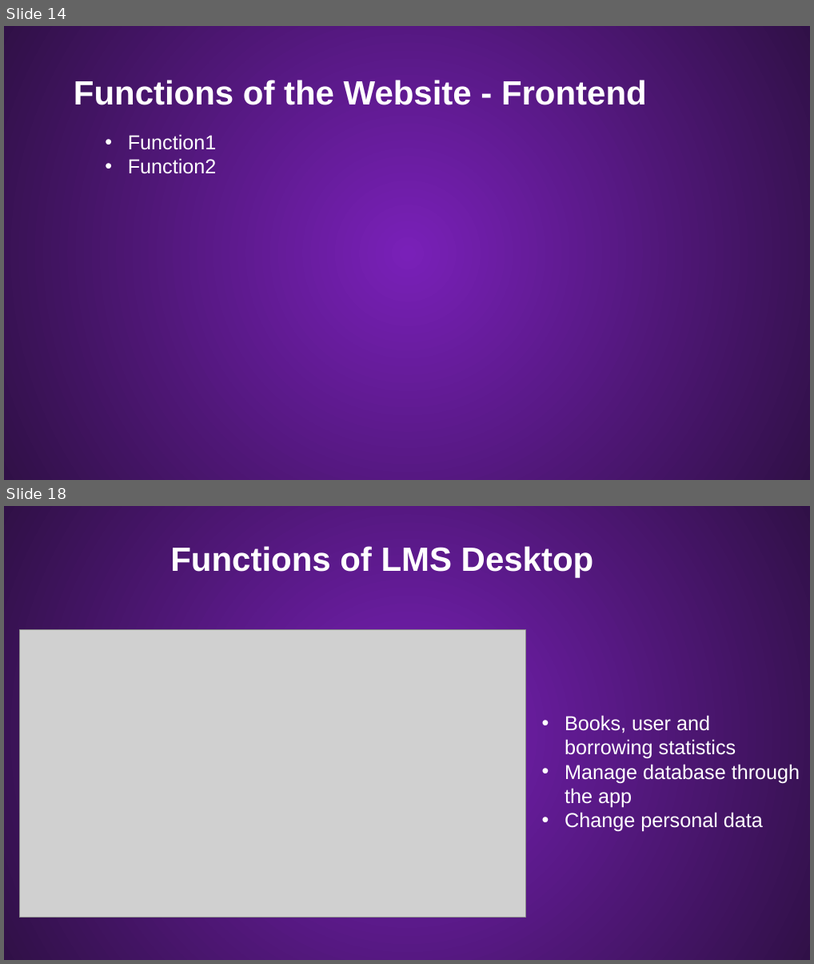
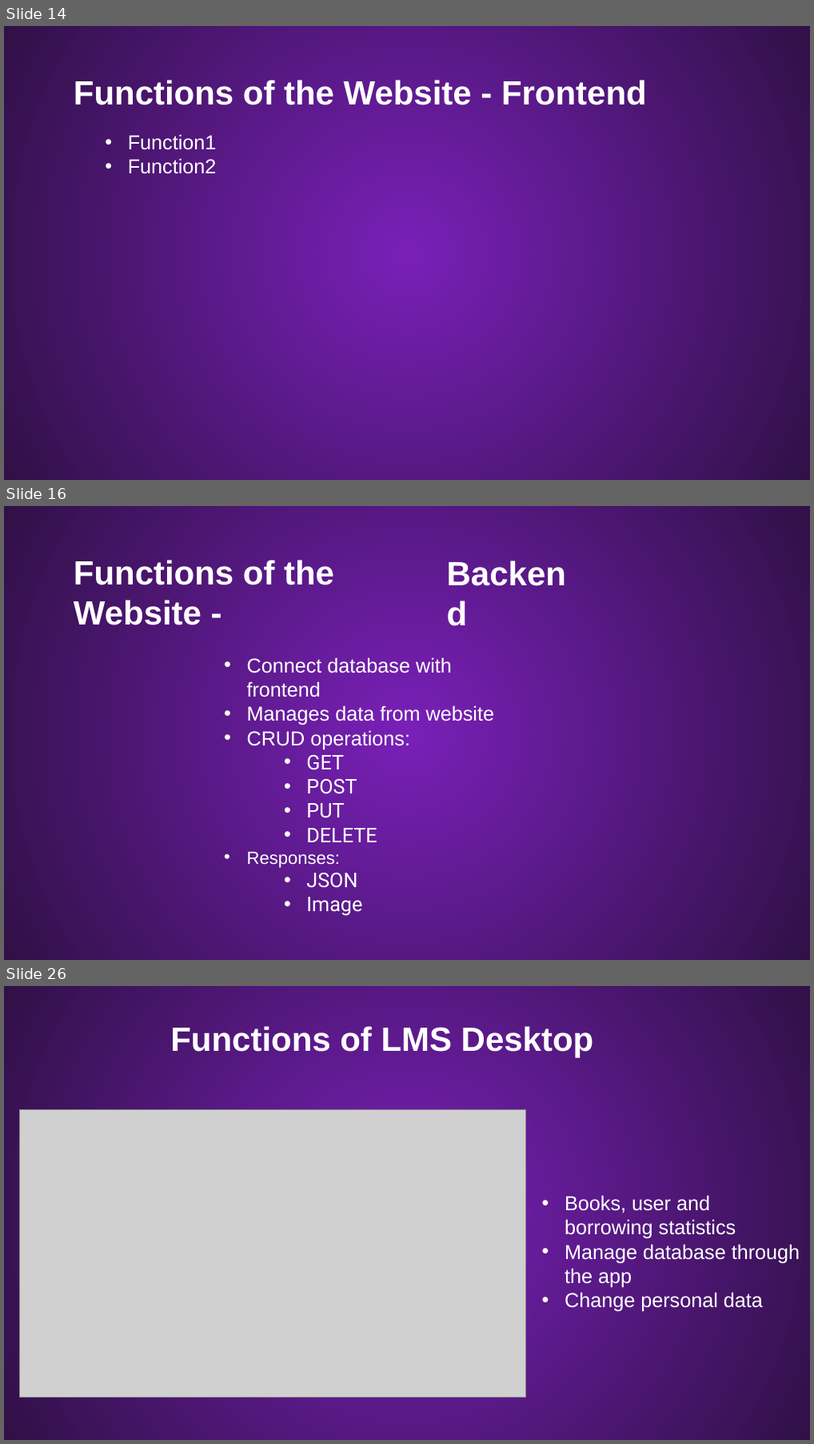
Before and after one commit to Palacsinta002/LMS, a slide deck: Presentation/LMS Presentation.pptx. Shown one above the other, each under a label of ours: slides 14 and 18 before the commit, slides 14, 16 and 26 after it; the slides between them are not shown. The pictures are 814x964 and 814x1444 pixels, drawn with LibreOffice and Linux fonts; fonts in the diff are those of the drawing; grey boxes stand for pictures; background and template pictures are left out. Boxes give left, top, right and bottom in pixels: in the first picture for what was removed or moved away, otherwise in the second. Text is boxed around its words. In the diff, an @@ line names an element or a change of style, - is before the commit and + after.

```diff
--- a/Presentation/LMS Presentation.pptx
+++ b/Presentation/LMS Presentation.pptx
@@ slide 16 added at (x1=4, y1=506, x2=810, y2=960), background #54167F; not listed: 1 template element that a slide beside it also shows @@
@@ text added at (x1=441, y1=546, x2=573, y2=596), 40 pt, text #FFFFFF, bold @@
+Backend
@@ text added at (x1=74, y1=560, x2=334, y2=625), 40 pt, text #FFFFFF, bold @@
+Functions of the Website -
@@ text added at (x1=247, y1=657, x2=494, y2=888), 24 pt, text #FFFFFF @@
+• Connect database with frontend
+• Manages data from website
+• CRUD operations:
+  • GET
+  • POST
+  • PUT
+  • DELETE
+• Responses:
+  • JSON
+  • Image
@@ what was slide 18 is now slide 26 @@
```
Also in this commit, not shown: 7 slides changed, 8 other slides added, 1 slide removed.
